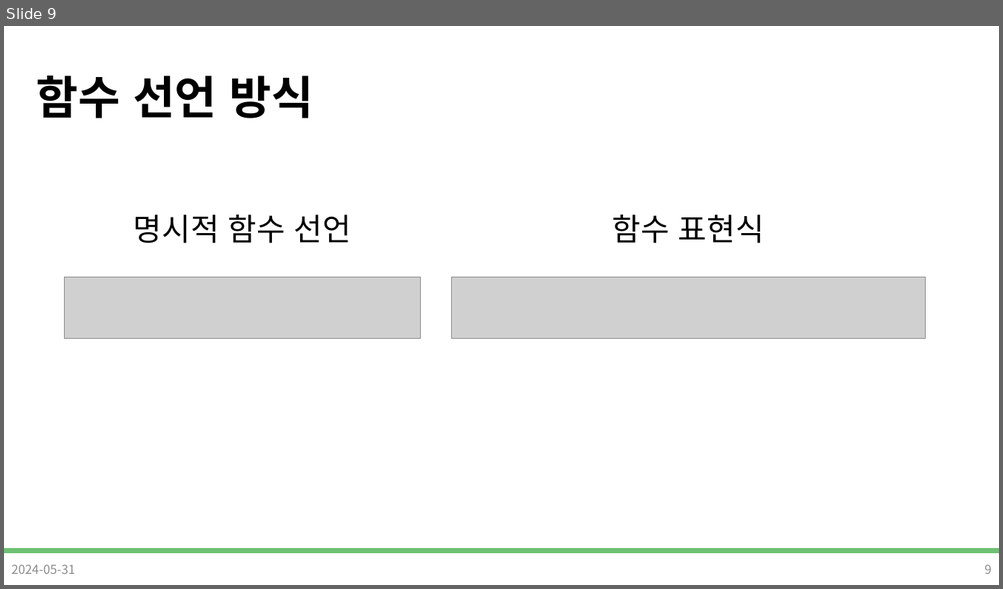
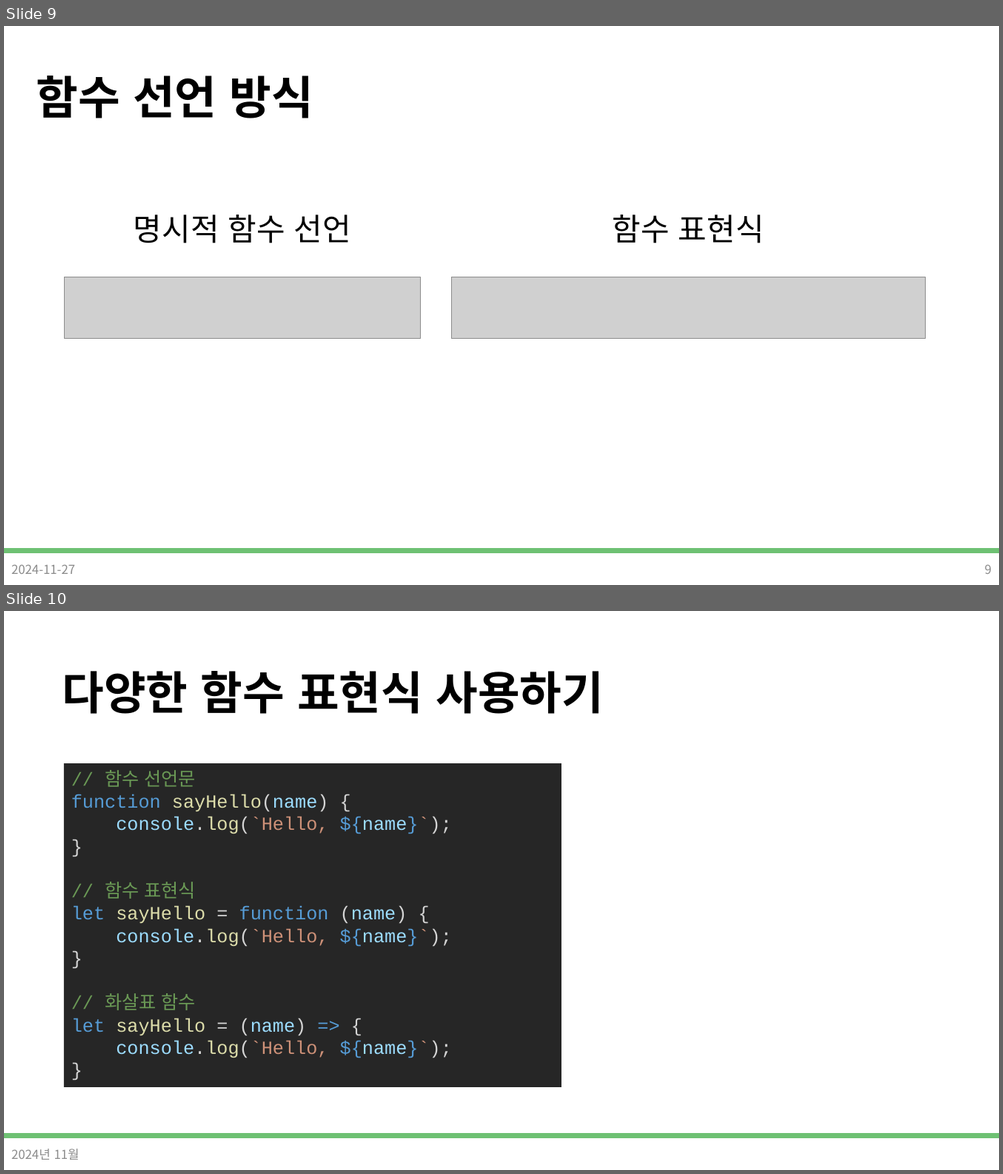
Before and after one commit to DevDamon0527/SeSAC_Yeongdeungpo_Campus_6th, a slide deck: material/[SeSAC_YDP_6] 04_3_Javascript.pptx. Shown one above the other, each under a label of ours: slide 9 before the commit, slides 9 and 10 after it. The pictures are 1003x589 and 1003x1174 pixels, drawn with LibreOffice and Linux fonts; fonts in the diff are those of the drawing; grey boxes stand for pictures; background and template pictures are left out. Boxes give left, top, right and bottom in pixels: in the first picture for what was removed or moved away, otherwise in the second. Text is boxed around its words. In the diff, an @@ line names an element or a change of style, - is before the commit and + after.

```diff
--- a/material/[SeSAC_YDP_6] 04_3_Javascript.pptx
+++ b/material/[SeSAC_YDP_6] 04_3_Javascript.pptx
@@ slide 10 added at (4,611,999,1170), background #FFFFFF; not listed: 1 template element that a slide beside it also shows @@
@@ title added at (62,671,604,714), 44 pt, text #000000, bold @@
+다양한 함수 표현식 사용하기
@@ rectangle added at (64,764,561,1088), fill #262626, 18 pt, text #9CDCFE @@
+// 함수 선언문
+function sayHello(name) {
+console.log(`Hello, ${name}`);
+}
+// 함수 표현식
+let sayHello = function (name) {
+console.log(`Hello, ${name}`);
+}
+// 화살표 함수
+let sayHello = (name) => {
+console.log(`Hello, ${name}`);
+}
@@ text added at (11,1149,79,1160), 12 pt, text #8C8C8C @@
+2024년 11월
@@ slide 9 changed as well @@
@@ text at (11,565,75,574): text changed @@
-2024-05-31
+2024-11-27
```
Also in this commit, not shown: 31 other slides changed, 1 other slide added, 1 slide removed, 13 other files.
